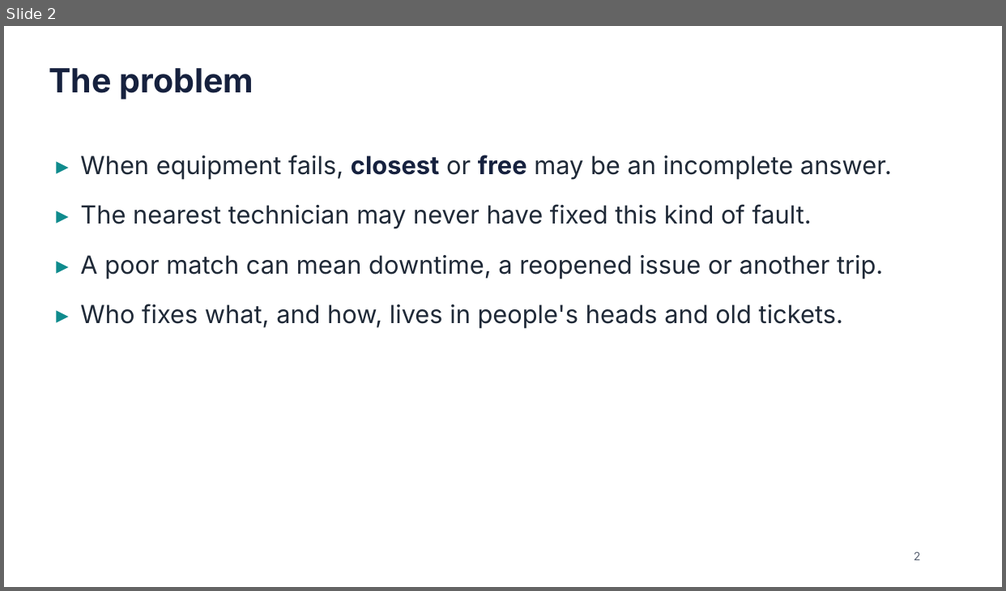
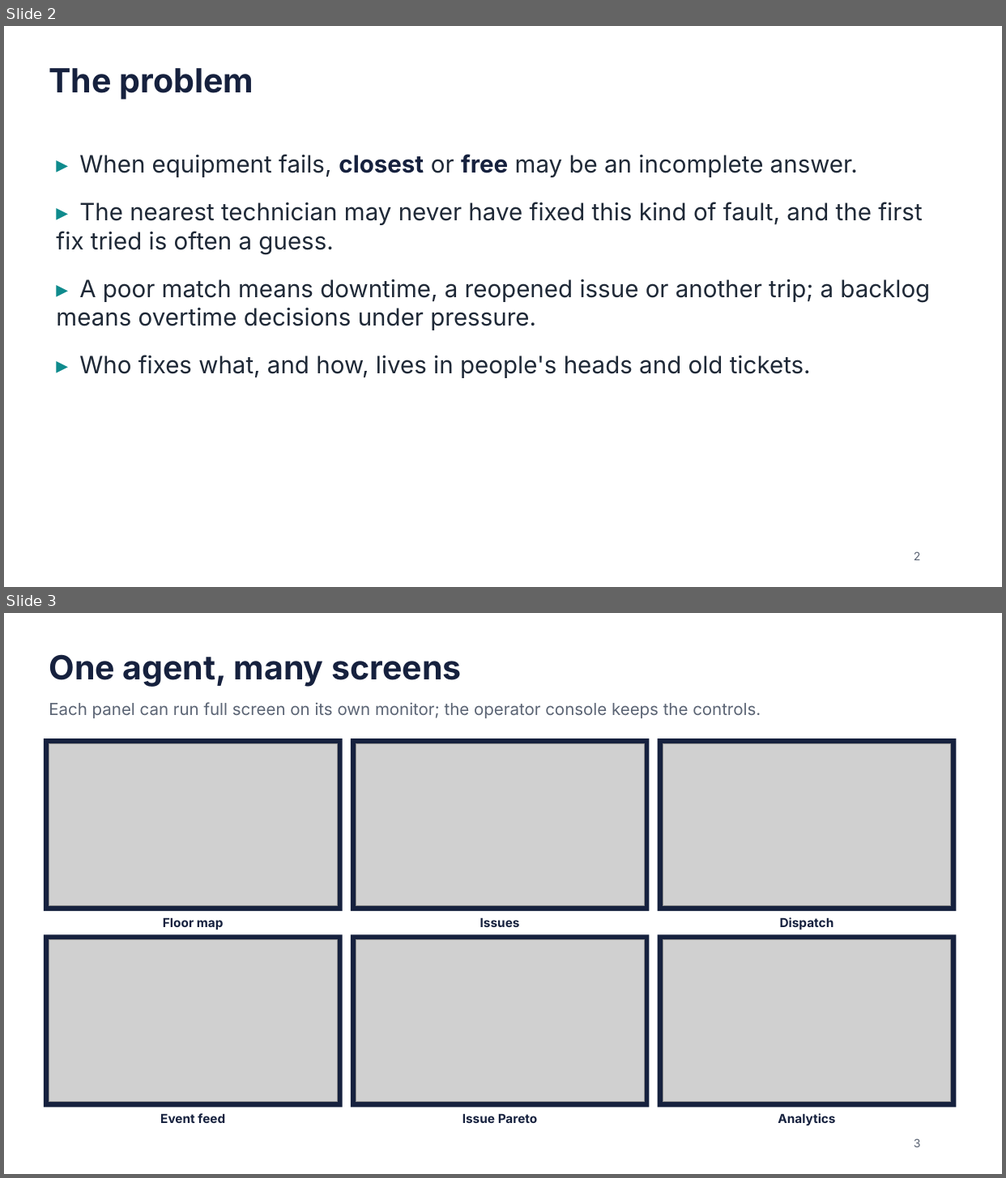
Before and after one commit to e8aura-makodev58/amd-compass, a slide deck: docs/submission/ResponseCompass-deck.pptx. Shown one above the other, each under a label of ours: slide 2 before the commit, slides 2 and 3 after it. The pictures are 1006x591 and 1006x1178 pixels, drawn with LibreOffice and Linux fonts; fonts in the diff are those of the drawing; grey boxes stand for pictures. Boxes give left, top, right and bottom in pixels: in the first picture for what was removed or moved away, otherwise in the second. Text is boxed around its words. In the diff, an @@ line names an element or a change of style, - is before the commit and + after.

```diff
--- a/docs/submission/ResponseCompass-deck.pptx
+++ b/docs/submission/ResponseCompass-deck.pptx
@@ slide 3 added at (4,613,1002,1174), background #FFFFFF @@
@@ text added at (49,654,461,687), 32 pt, text #16213E, bold @@
+One agent, many screens
@@ text added at (49,702,761,718), 16 pt, text #5B6474 @@
+Each panel can run full screen on its own monitor; the operator console keeps the controls.
@@ rectangle added at (44,739,343,912), fill #16213E @@
@@ picture added at (49,744,337,906) @@
@@ rectangle added at (351,739,650,912), fill #16213E @@
@@ picture added at (356,744,644,906) @@
@@ rectangle added at (658,739,957,912), fill #16213E @@
@@ picture added at (663,744,951,906) @@
@@ text added at (163,918,224,930), 12 pt, text #16213E, bold @@
+Floor map
@@ text added at (480,918,520,927), 12 pt, text #16213E, bold @@
+Issues
@@ text added at (780,918,834,930), 12 pt, text #16213E, bold @@
+Dispatch
@@ rectangle added at (44,935,343,1108), fill #16213E @@
@@ picture added at (49,940,337,1102) @@
@@ rectangle added at (351,935,650,1108), fill #16213E @@
@@ picture added at (356,940,644,1102) @@
@@ rectangle added at (658,935,957,1108), fill #16213E @@
@@ picture added at (663,940,951,1102) @@
@@ text added at (160,1114,225,1123), 12 pt, text #16213E, bold @@
+Event feed
@@ text added at (462,1114,538,1123), 12 pt, text #16213E, bold @@
+Issue Pareto
@@ text added at (778,1114,835,1126), 12 pt, text #16213E, bold @@
+Analytics
@@ text added at (914,1139,921,1148), 11 pt, text #5B6474 @@
+3
@@ slide 2 changed as well @@
@@ text at (79,154,858,378): size 24 to 23 pt in "▸ When equipment fails, closest or free ...", "▸ Who fixes what, and how, lives ..." @@
@@ text at (56,202,930,331): text changed; size 24 to 23 pt @@
-▸ The nearest technician may never have fixed this kind of fault.
-▸ A poor match can mean downtime, a reopened issue or another trip.
+▸ The nearest technician may never have fixed this kind of fault, and the first fix tried is often a guess.
+▸ A poor match means downtime, a reopened issue or another trip; a backlog means overtime decisions under pressure.
```
Also in this commit, not shown: 7 other slides changed, 5 other slides added, 2 slides removed, 16 other files.
